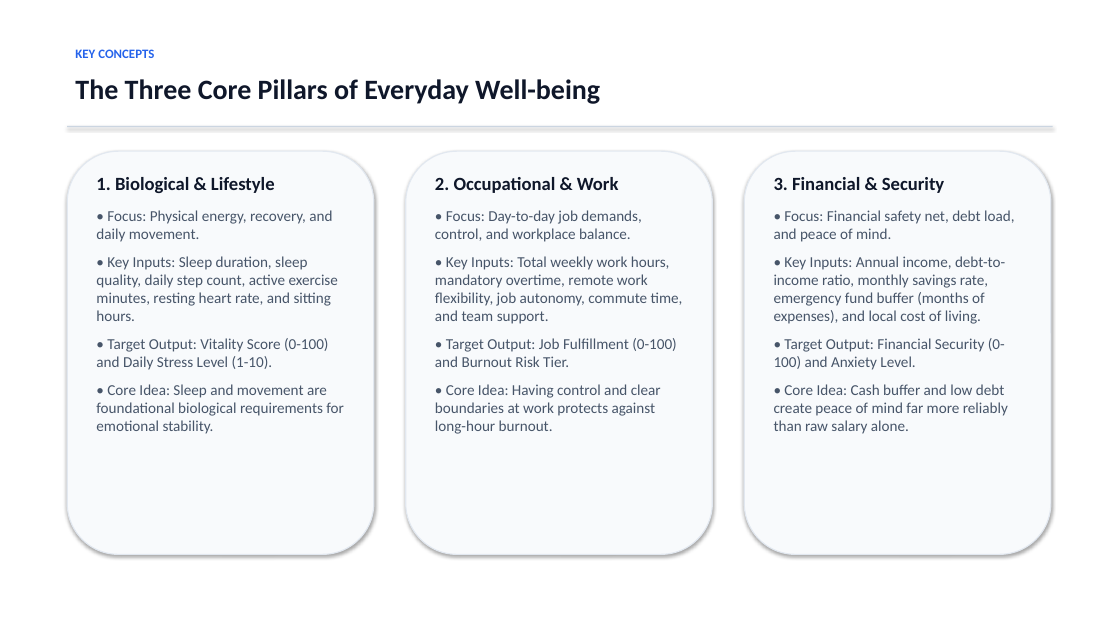
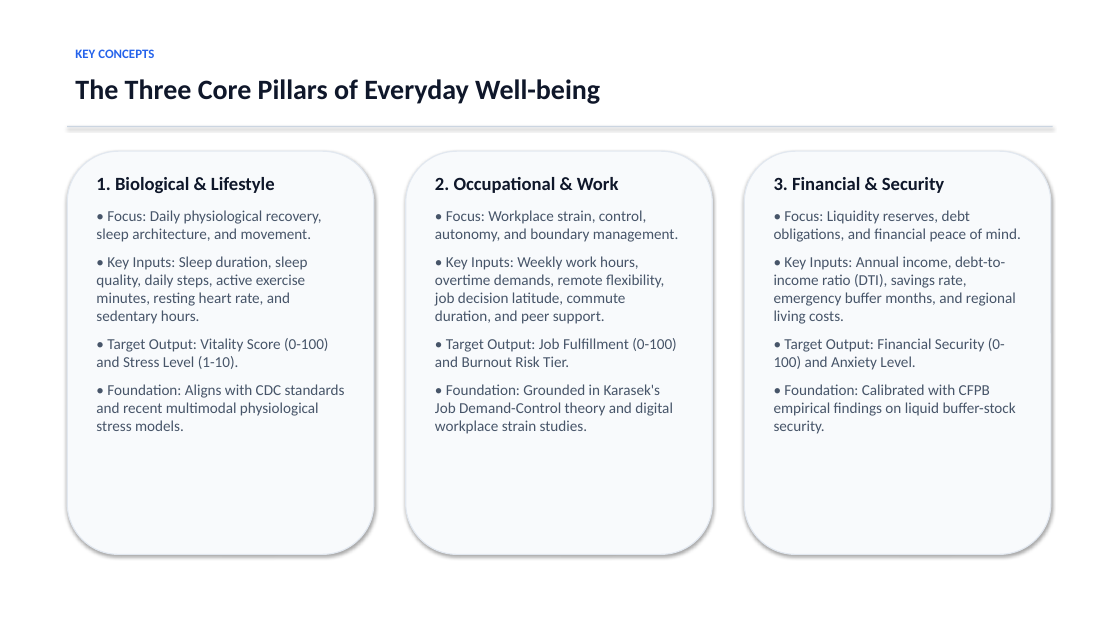
Before and after one commit to ESHANT05/happiness, a slide deck: slide 3 of Personal_Wellbeing_Research_Presentation.pptx. Drawn at 1120x630 pixels with LibreOffice and Linux fonts; fonts in the diff are those of the drawing. Boxes give left, top, right and bottom in pixels: in the first picture for what was removed or moved away, otherwise in the second. Text is boxed around its words. In the diff, an @@ line names an element or a change of style, - is before the commit and + after.

```diff
--- a/Personal_Wellbeing_Research_Presentation.pptx
+++ b/Personal_Wellbeing_Research_Presentation.pptx
@@ text at [96, 210, 345, 431]: text changed @@
-• Focus: Physical energy, recovery, and daily movement.
-• Key Inputs: Sleep duration, sleep quality, daily step count, active exercise minutes, resting heart rate, and sitting hours.
-• Target Output: Vitality Score (0-100) and Daily Stress Level (1-10).
-• Core Idea: Sleep and movement are foundational biological requirements for emotional stability.
+• Focus: Daily physiological recovery, sleep architecture, and movement.
+• Key Inputs: Sleep duration, sleep quality, daily steps, active exercise minutes, resting heart rate, and sedentary hours.
+• Target Output: Vitality Score (0-100) and Stress Level (1-10).
+• Foundation: Aligns with CDC standards and recent multimodal physiological stress models.
@@ text at [435, 210, 678, 324]: text changed @@
-• Focus: Day-to-day job demands, control, and workplace balance.
-• Key Inputs: Total weekly work hours, mandatory overtime, remote work flexibility, job autonomy, commute time, and team support.
+• Focus: Workplace strain, control, autonomy, and boundary management.
+• Key Inputs: Weekly work hours, overtime demands, remote flexibility, job decision latitude, commute duration, and peer support.
@@ text at [774, 210, 1021, 324]: text changed @@
-• Focus: Financial safety net, debt load, and peace of mind.
-• Key Inputs: Annual income, debt-to-income ratio, monthly savings rate, emergency fund buffer (months of expenses), and local cost of living.
+• Focus: Liquidity reserves, debt obligations, and financial peace of mind.
+• Key Inputs: Annual income, debt-to-income ratio (DTI), savings rate, emergency buffer months, and regional living costs.
@@ text at [435, 384, 673, 434]: text changed @@
-• Core Idea: Having control and clear boundaries at work protects against long-hour burnout.
+• Foundation: Grounded in Karasek's Job Demand-Control theory and digital workplace strain studies.
@@ text at [774, 384, 1016, 434]: text changed @@
-• Core Idea: Cash buffer and low debt create peace of mind far more reliably than raw salary alone.
+• Foundation: Calibrated with CFPB empirical findings on liquid buffer-stock security.
```
Also in this commit, not shown: 9 other slides changed, 1 slide added, 14 other files.
